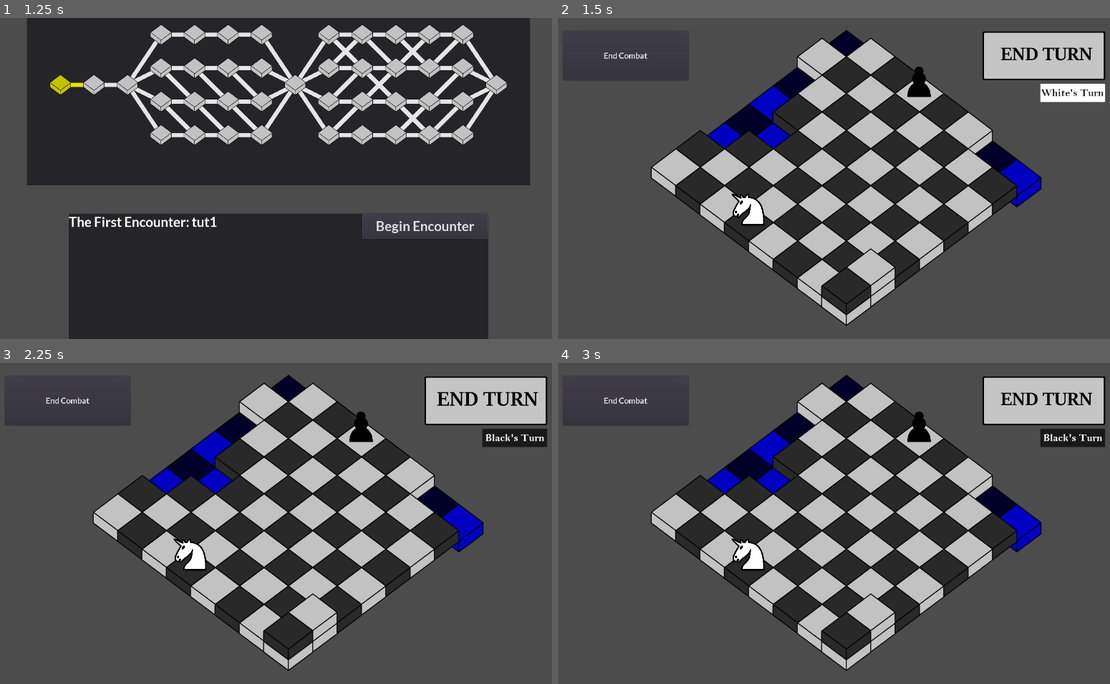
Above: before the commit, frames 1-4 (two rows, left to right).
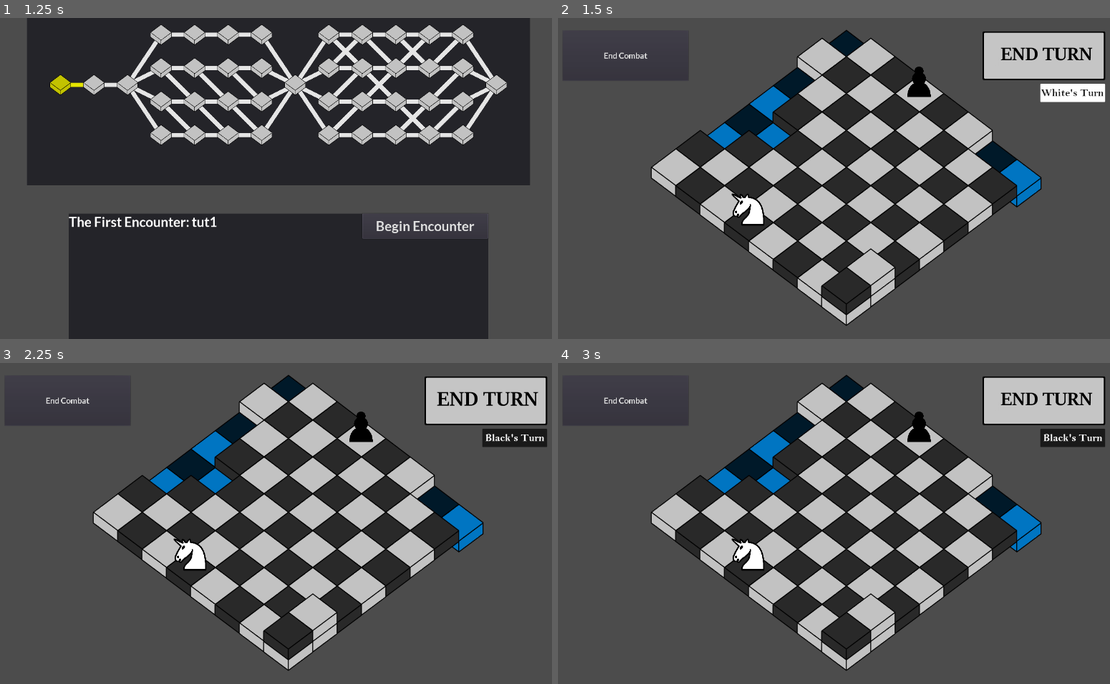
Above: after the commit, the same moments.

Repository: Trainzack/CS4700Final
Game: Godot game, scene res://scenes/MasterScene.tscn
Same seed, same stepped clock (60 frames per second), same inputs: the game is played once before the commit and once after it.
Inputs (mouse positions are in pixels of both pictures, inside the frame that each line leads up to):
- Up to frame 1 (1.25 s): tap Enter at 0.5 s; drag from (60, 85) to (160, 34) at 0.52 s
- Up to frame 2 (1.5 s): click "Begin Encounter" at 1.25 s
- Up to frame 3 (2.25 s): click (485, 401) at 2 s
- Up to frame 4 (3 s): click "End Combat" at 2.75 s

Frame 1 is identical in both runs. In frame 2, 2.6% of the frame differs, in the area x 27-88%, y 4-59%; in frame 3, 2.6%; in frame 4, 2.6%.

Commit message:
Added selection highlight

Diff:
--- a/scenes/Encounter.tscn
+++ b/scenes/Encounter.tscn
@@ -2,6 +2,6 @@
 
 [ext_resource path="res://scenes/Encounter.gd" type="Script" id=1]
 
-[node name="Encounter" type="Node" index="0"]
+[node name="Encounter" type="Node"]
 
 script = ExtResource( 1 )
--- a/scenes/UIManager.tscn
+++ b/scenes/UIManager.tscn
@@ -44,14 +44,14 @@
 "name": "black_turn_transition",
 "speed": 35.0
 }, {
+"frames": [ ExtResource( 20 ) ],
+"loop": true,
+"name": "white_turn",
+"speed": 5.0
+}, {
 "frames": [ ExtResource( 27 ) ],
 "loop": true,
 "name": "black_turn",
-"speed": 5.0
-}, {
-"frames": [ ExtResource( 20 ) ],
-"loop": true,
-"name": "white_turn",
 "speed": 5.0
 } ]
 
--- a/scenes/WaterTile.tscn
+++ b/scenes/WaterTile.tscn
@@ -9,8 +9,12 @@
 
 [node name="TileSprite" parent="." index="0"]
 
-self_modulate = Color( 0.0078125, 0, 1, 1 )
+self_modulate = Color( 0, 0.601563, 1, 1 )
 position = Vector2( 0, 36 )
+
+[node name="SubtleAttackHighlight" parent="TileSprite" index="3"]
+
+self_modulate = Color( 1, 1, 1, 1 )
 
 [node name="PlacementPosition" parent="." index="3"]
 
--- a/scenes/unit_scenes/Commoner.tscn
+++ b/scenes/unit_scenes/Commoner.tscn
@@ -19,7 +19,7 @@
 "speed": 5.0
 } ]
 
-[node name="Commoner" instance=ExtResource( 1 )]
+[node name="Commoner" index="0" instance=ExtResource( 1 )]
 
 type = "commoner"
 
--- a/scenes/unit_scenes/Unit.gd
+++ b/scenes/unit_scenes/Unit.gd
@@ -1,6 +1,8 @@
 extends Area2D
 export var max_health = 3
 export var type = "abstract_unit"
+
+export(Material) var highlight_material = null
 
 # Whether this piece can move on land
 export var land_allowed = true
@@ -125,6 +127,7 @@
 	has_focus = false
 	hide_health()
 	hide_action_icons()
+	$UnitSprite.material = null
 
 func set_selected():
 	if not is_dead():
@@ -134,6 +137,7 @@
 		$SelectSound.play()
 		display_health()
 		display_action_icons()
+		$UnitSprite.material = highlight_material
 
 func set_health(h):
 	current_health = h
--- a/scenes/unit_scenes/Unit.tscn
+++ b/scenes/unit_scenes/Unit.tscn
@@ -1,29 +1,30 @@
-[gd_scene load_steps=27 format=2]
+[gd_scene load_steps=28 format=2]
 
 [ext_resource path="res://scenes/unit_scenes/Unit.gd" type="Script" id=1]
-[ext_resource path="res://art/ui/SelectorMarker.png" type="Texture" id=2]
-[ext_resource path="res://art/ui/SelectorMarker3.png" type="Texture" id=3]
-[ext_resource path="res://art/ui/SelectorMarker2.png" type="Texture" id=4]
-[ext_resource path="res://art/ui/SelectorMarker4.png" type="Texture" id=5]
-[ext_resource path="res://sound/tap_13.wav" type="AudioStream" id=6]
-[ext_resource path="res://sound/low_tap_02.wav" type="AudioStream" id=7]
-[ext_resource path="res://sound/fall_splash_03.wav" type="AudioStream" id=8]
-[ext_resource path="res://sound/fade_03.wav" type="AudioStream" id=9]
-[ext_resource path="res://sound/tap_04.wav" type="AudioStream" id=10]
-[ext_resource path="res://art/tiles/UIMovementUnavailable.png" type="Texture" id=11]
-[ext_resource path="res://art/tiles/UIMovementAvailable.png" type="Texture" id=12]
-[ext_resource path="res://art/tiles/UIAttackUnavailable.png" type="Texture" id=13]
-[ext_resource path="res://art/tiles/UIAttackAvailable.png" type="Texture" id=14]
-[ext_resource path="res://art/ui/3AttackPower.PNG" type="Texture" id=15]
-[ext_resource path="res://art/ui/1AttackPower.PNG" type="Texture" id=16]
-[ext_resource path="res://art/ui/2AttackPower.PNG" type="Texture" id=17]
-[ext_resource path="res://art/ui/5AttackPower.PNG" type="Texture" id=18]
-[ext_resource path="res://art/ui/4AttackPower.PNG" type="Texture" id=19]
-
-[sub_resource type="SpriteFrames" id=1]
+[ext_resource path="res://shaders/highlight_material.tres" type="Material" id=2]
+[ext_resource path="res://art/ui/SelectorMarker.png" type="Texture" id=3]
+[ext_resource path="res://art/ui/SelectorMarker3.png" type="Texture" id=4]
+[ext_resource path="res://art/ui/SelectorMarker2.png" type="Texture" id=5]
+[ext_resource path="res://art/ui/SelectorMarker4.png" type="Texture" id=6]
+[ext_resource path="res://sound/tap_13.wav" type="AudioStream" id=7]
+[ext_resource path="res://sound/low_tap_02.wav" type="AudioStream" id=8]
+[ext_resource path="res://sound/fall_splash_03.wav" type="AudioStream" id=9]
+[ext_resource path="res://sound/fade_03.wav" type="AudioStream" id=10]
+[ext_resource path="res://sound/tap_04.wav" type="AudioStream" id=11]
+[ext_resource path="res://art/ui/UnitMoveUnavailable.png" type="Texture" id=12]
+[ext_resource path="res://art/ui/UnitMoveAvailable.png" type="Texture" id=13]
+[ext_resource path="res://art/ui/UnitAttackUnavailable.png" type="Texture" id=14]
+[ext_resource path="res://art/ui/UnitAttackAvailable.png" type="Texture" id=15]
+[ext_resource path="res://art/ui/3AttackPower.PNG" type="Texture" id=16]
+[ext_resource path="res://art/ui/1AttackPower.PNG" type="Texture" id=17]
+[ext_resource path="res://art/ui/2AttackPower.PNG" type="Texture" id=18]
+[ext_resource path="res://art/ui/5AttackPower.PNG" type="Texture" id=19]
+[ext_resource path="res://art/ui/4AttackPower.PNG" type="Texture" id=20]
+
+[sub_resource type="SpriteFrames" id=2]
 
 animations = [ {
-"frames": [ ExtResource( 2 ), ExtResource( 3 ), ExtResource( 4 ), ExtResource( 5 ) ],
+"frames": [ ExtResource( 3 ), ExtResource( 4 ), ExtResource( 5 ), ExtResource( 6 ) ],
 "loop": true,
 "name": "selected",
 "speed": 3.0
@@ -97,58 +98,58 @@
 anti_aliasing_size = 1
 _sections_unfolded = [ "Border", "Border Width", "Corner Radius" ]
 
-[sub_resource type="SpriteFrames" id=5]
+[sub_resource type="SpriteFrames" id=6]
 
 animations = [ {
-"frames": [ ExtResource( 11 ) ],
+"frames": [ ExtResource( 12 ) ],
 "loop": true,
 "name": "unavailable",
 "speed": 5.0
 }, {
-"frames": [ ExtResource( 12 ) ],
+"frames": [ ExtResource( 13 ) ],
 "loop": true,
 "name": "available",
 "speed": 5.0
 } ]
 
-[sub_resource type="SpriteFrames" id=6]
+[sub_resource type="SpriteFrames" id=7]
 
 animations = [ {
-"frames": [ ExtResource( 13 ) ],
+"frames": [ ExtResource( 14 ) ],
 "loop": true,
 "name": "unavailable",
 "speed": 5.0
 }, {
-"frames": [ ExtResource( 14 ) ],
+"frames": [ ExtResource( 15 ) ],
 "loop": true,
 "name": "available",
 "speed": 5.0
 } ]
 
-[sub_resource type="SpriteFrames" id=7]
+[sub_resource type="SpriteFrames" id=8]
 
 animations = [ {
-"frames": [ ExtResource( 15 ) ],
+"frames": [ ExtResource( 16 ) ],
 "loop": true,
 "name": "3",
 "speed": 5.0
 }, {
-"frames": [ ExtResource( 16 ) ],
+"frames": [ ExtResource( 17 ) ],
 "loop": true,
 "name": "1",
 "speed": 5.0
 }, {
-"frames": [ ExtResource( 17 ) ],
+"frames": [ ExtResource( 18 ) ],
 "loop": true,
 "name": "2",
 "speed": 5.0
 }, {
-"frames": [ ExtResource( 18 ) ],
+"frames": [ ExtResource( 19 ) ],
 "loop": true,
 "name": "5",
 "speed": 5.0
 }, {
-"frames": [ ExtResource( 19 ) ],
+"frames": [ ExtResource( 20 ) ],
 "loop": true,
 "name": "4",
 "speed": 5.0
@@ -168,6 +169,7 @@
 _sections_unfolded = [ "Transform", "Z Index" ]
 max_health = 3
 type = "abstract_unit"
+highlight_material = ExtResource( 2 )
 land_allowed = true
 water_allowed = false
 wall_allowed = false
--- /dev/null
+++ b/shaders/highlight_material.tres
@@ -0,0 +1,12 @@
+[gd_resource type="ShaderMaterial" load_steps=2 format=2]
+
+[ext_resource path="res://shaders/outline.shader" type="Shader" id=1]
+
+[resource]
+
+render_priority = 0
+shader = ExtResource( 1 )
+shader_param/intensity = 4000
+shader_param/precision = 0.008
+shader_param/outline_color = Color( 0, 0.109375, 1, 0.563529 )
+_sections_unfolded = [ "shader_param" ]
--- /dev/null
+++ b/shaders/outline.shader
@@ -0,0 +1,59 @@
+shader_type canvas_item;
+render_mode unshaded;
+
+uniform int intensity : hint_range(0,4000);
+uniform float precision : hint_range(0,0.02);
+uniform vec4 outline_color : hint_color;
+
+varying vec2 o;
+varying vec2 f;
+
+void vertex()
+{
+	o = VERTEX;
+	vec2 uv = (UV - 0.5);
+	VERTEX += uv * float(intensity);
+	f = VERTEX;
+}
+
+void fragment()
+{
+	ivec2 t = textureSize(TEXTURE, 0);
+	vec2 regular_uv;
+	regular_uv.x = UV.x + (f.x - o.x)/float(t.x);
+	regular_uv.y = UV.y + (f.y - o.y)/float(t.y);
+
+	vec4 regular_color = texture(TEXTURE, regular_uv);
+	if((regular_uv.x < 0.0 || regular_uv.x > 1.0) || (regular_uv.y < 0.0 || regular_uv.y > 1.0) || regular_color.a <=0.25){
+		regular_color = vec4(0.0);
+	}
+
+	vec2 ps = TEXTURE_PIXEL_SIZE * float(intensity) * precision;
+
+	vec4 final_color = regular_color;
+	if (regular_color.a <= 0.0)
+	{
+		for(int x = -1; x <= 1; x += 1){
+			for(int y = -1; y <= 1; y += 1){
+				//Get the X and Y offset from this
+				if (x==0 && y==0)
+					continue;
+
+				vec2 outline_uv = regular_uv + vec2(float(x) * ps.x, float(y) * ps.y);
+
+				//Sample here, if we are out of bounds then fail
+				vec4 outline_sample = texture(TEXTURE, outline_uv);
+				if((outline_uv.x < 0.0 || outline_uv.x > 1.0) || (outline_uv.y < 0.0 || outline_uv.y > 1.0)){
+					//We aren't a real color
+					outline_sample = vec4(0);
+				}
+
+				//Is our sample empty? Is there something nearby?
+				if(outline_sample.a > final_color.a){
+					final_color = outline_color;
+				}
+			}
+		}
+	}
+	COLOR = final_color;
+}
Not shown: 11 places in scenes/unit_scenes/Unit.tscn that only renumber resources
